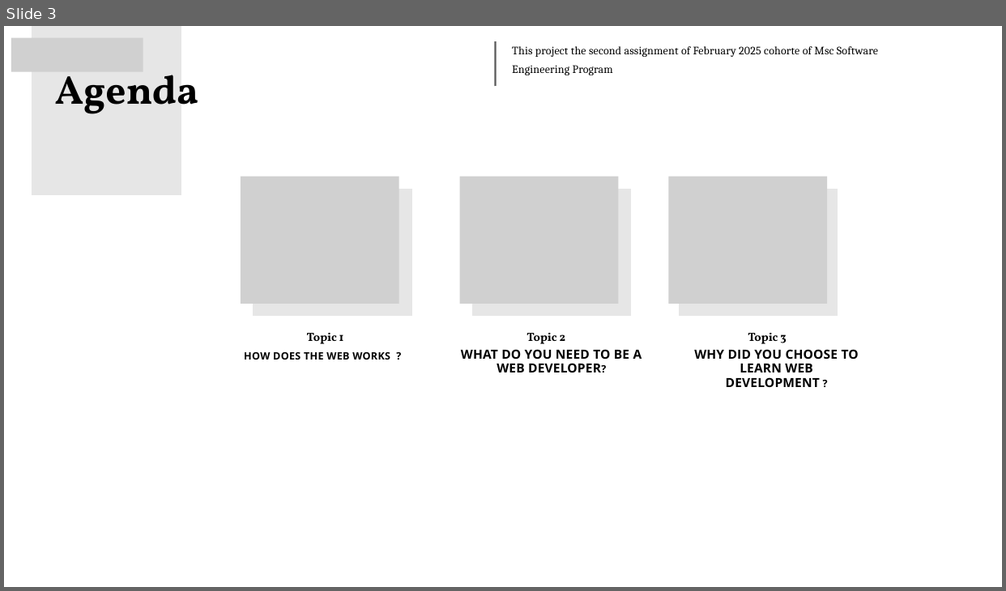
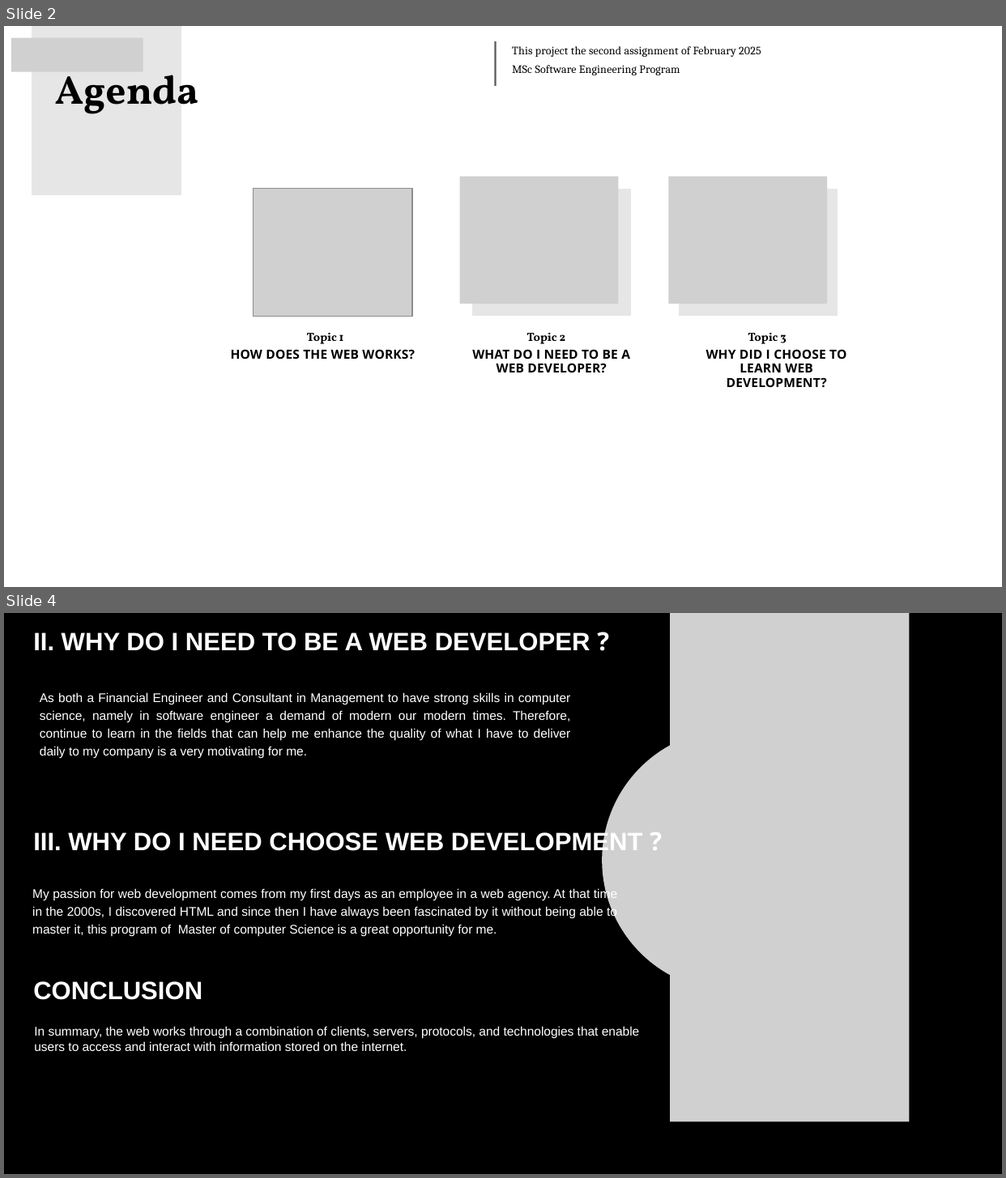
Before and after one commit to Buroval/MY_AIM, a slide deck: Presentation.pptx. Shown one above the other, each under a label of ours: slide 3 before the commit, slides 2 and 4 after it; the slides between them are not shown. The pictures are 1006x591 and 1006x1178 pixels, drawn with LibreOffice and Linux fonts; fonts in the diff are those of the drawing; grey boxes stand for pictures. Boxes give left, top, right and bottom in pixels: in the first picture for what was removed or moved away, otherwise in the second. Text is boxed around its words. In the diff, an @@ line names an element or a change of style, - is before the commit and + after.

Commit message:
My homework #3 How does the web works?

```diff
--- a/Presentation.pptx
+++ b/Presentation.pptx
@@ slide 4 added at <box>4,613,1002,1174</box>, background #000000 @@
@@ text added at <box>33,632,590,651</box>, 20 pt, text #FFFFFF, bold @@
+II. WHY DO I NEED TO BE A WEB DEVELOPER ?
@@ picture added at <box>671,613,910,1122</box> @@
@@ text added at <box>40,692,571,758</box>, 10 pt, text #FFFFFF @@
+As both a Financial Engineer and Consultant in Management to have strong skills in computer science, namely in software engineer a demand of modern our modern times. Therefore, continue to learn in the fields that can help me enhance the quality of what I have to deliver daily to my company is a very motivating for me.
@@ picture added at <box>603,729,865,991</box> @@
@@ text added at <box>33,830,643,855</box>, 20 pt, text #FFFFFF, bold @@
+III. WHY DO I NEED CHOOSE WEB DEVELOPMENT ?
@@ text added at <box>32,888,617,936</box>, 10 pt, text #FFFFFF @@
+My passion for web development comes from my first days as an employee in a web agency. At that time in the 2000s, I discovered HTML and since then I have always been fascinated by it without being able to master it, this program of Master of computer Science is a great opportunity for me.
@@ text added at <box>33,982,202,1000</box>, 20 pt, text #FFFFFF, bold @@
+CONCLUSION
@@ text added at <box>34,1026,640,1051</box>, 10 pt, text #FFFFFF @@
+In summary, the web works through a combination of clients, servers, protocols, and technologies that enable
+users to access and interact with information stored on the internet.
@@ what was slide 3 is now slide 2 @@
@@ slide 2 changed as well @@
@@ text at <box>512,46,761,75</box>: text changed @@
-This project the second assignment of February 2025 cohorte of Msc Software Engineering Program
+This project the second assignment of February 2025
+MSc Software Engineering Program
@@ picture: place and size @@
-picture at <box>241,177,398,304</box>
+picture at <box>253,189,412,317</box>
@@ text at <box>231,349,415,360</box>: text changed; size 8.1 to 10 pt @@
-HOW DOES THE WEB WORKS ?
+HOW DOES THE WEB WORKS?
@@ text at <box>472,349,630,373</box>: text changed @@
-WHAT DO YOU NEED TO BE A WEB DEVELOPER?
+WHAT DO I NEED TO BE A WEB DEVELOPER?
@@ text at <box>706,349,846,388</box>: text changed @@
-WHY DID YOU CHOOSE TO LEARN WEB DEVELOPMENT ?
+WHY DID I CHOOSE TO LEARN WEB DEVELOPMENT?
```
Also in this commit, not shown: 2 other slides changed, 1 other slide added, 2 slides removed.
